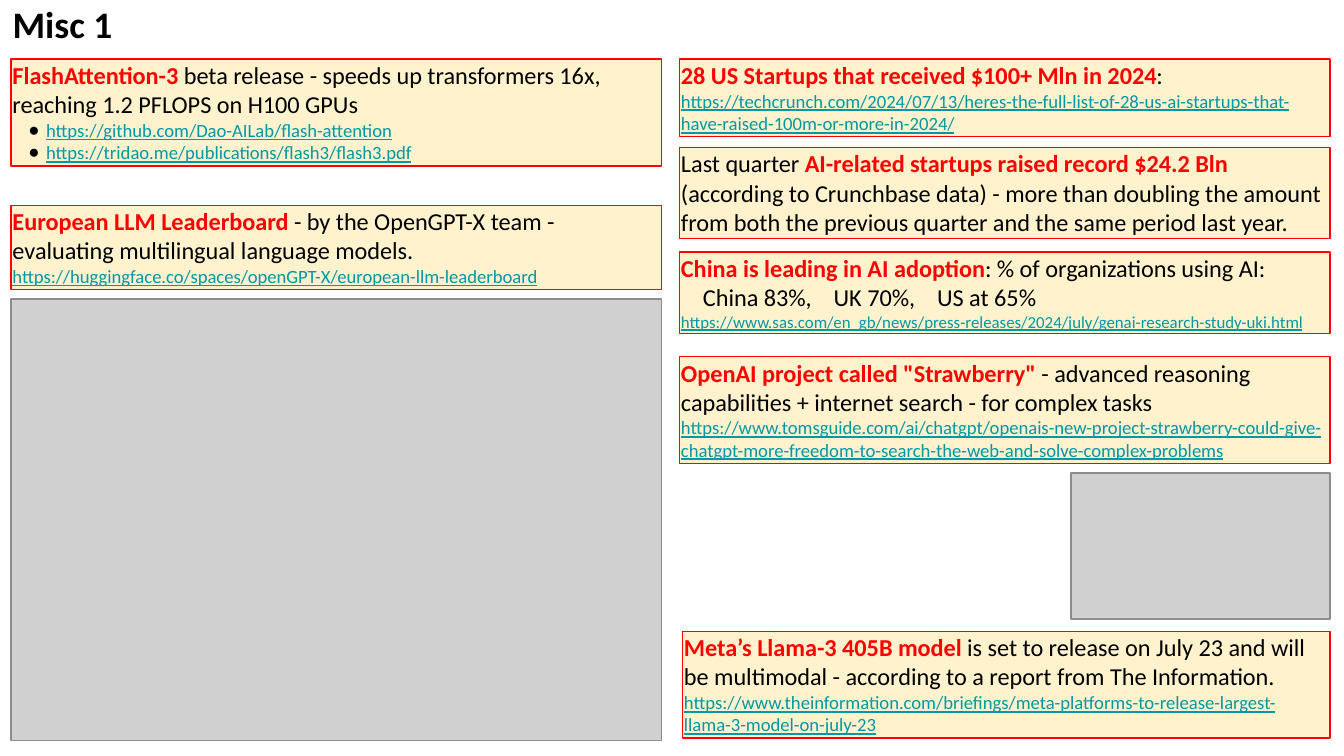
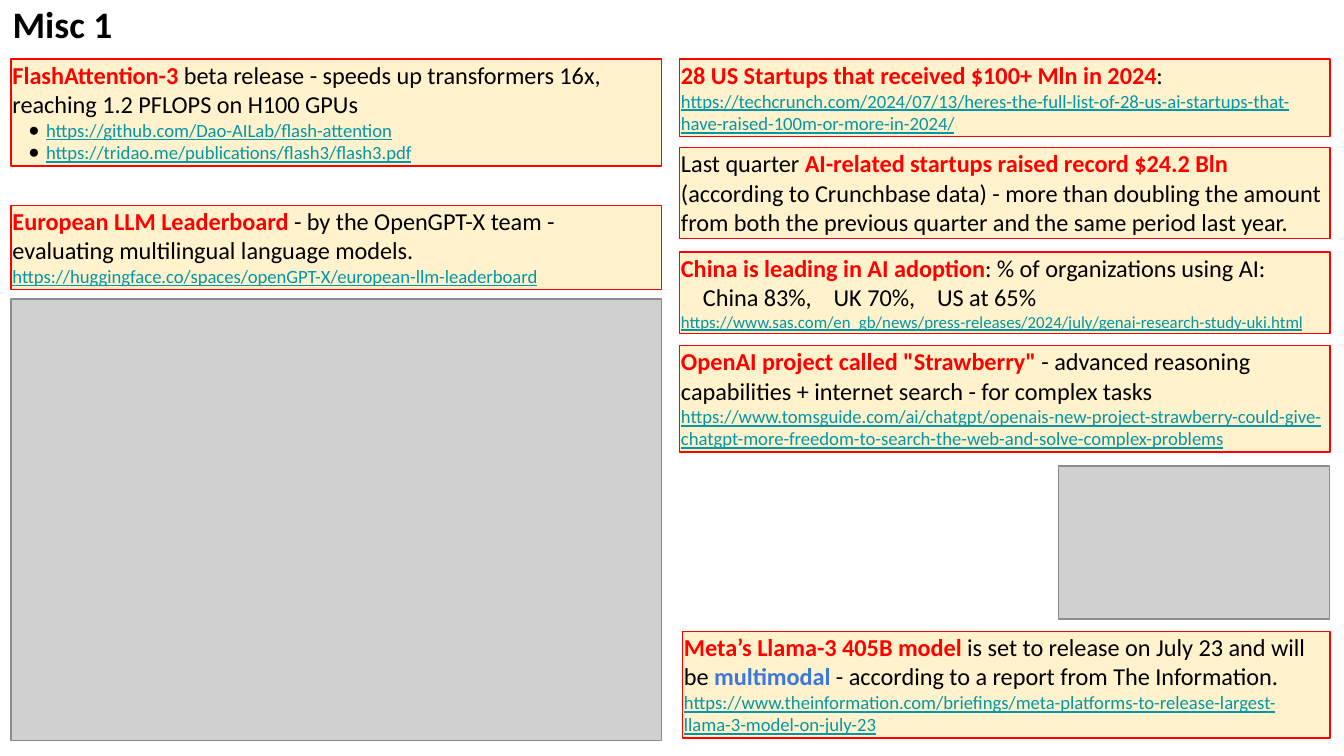
Before and after one commit to lselector/seminar, a slide deck: slide 5 of 2024/2024-07-18-AI-Updates.pptx (slide 4 before the commit). Drawn at 1344x756 pixels with LibreOffice and Linux fonts; fonts in the diff are those of the drawing; grey boxes stand for pictures. Boxes give left, top, right and bottom in pixels: in the first picture for what was removed or moved away, otherwise in the second. Text is boxed around its words. In the diff, an @@ line names an element or a change of style, - is before the commit and + after.

```diff
--- a/2024/2024-07-18-AI-Updates.pptx
+++ b/2024/2024-07-18-AI-Updates.pptx
@@ rectangle "OpenAI project called "Strawberry" - ...": place and size @@
-rectangle "OpenAI project called "Strawberry" - ..." at bbox=[680, 356, 1331, 462]
+rectangle "OpenAI project called "Strawberry" - ..." at bbox=[680, 345, 1331, 452]
@@ picture: place and size @@
-picture at bbox=[1071, 473, 1331, 620]
+picture at bbox=[1059, 466, 1331, 620]
@@ text in rectangle at bbox=[684, 638, 1305, 689]: text colour #000000 to #3C78D8, bold on in "multimodal" @@
```
Also in this commit, not shown: 5 other slides changed, 2 slides added, 1 slide removed.
